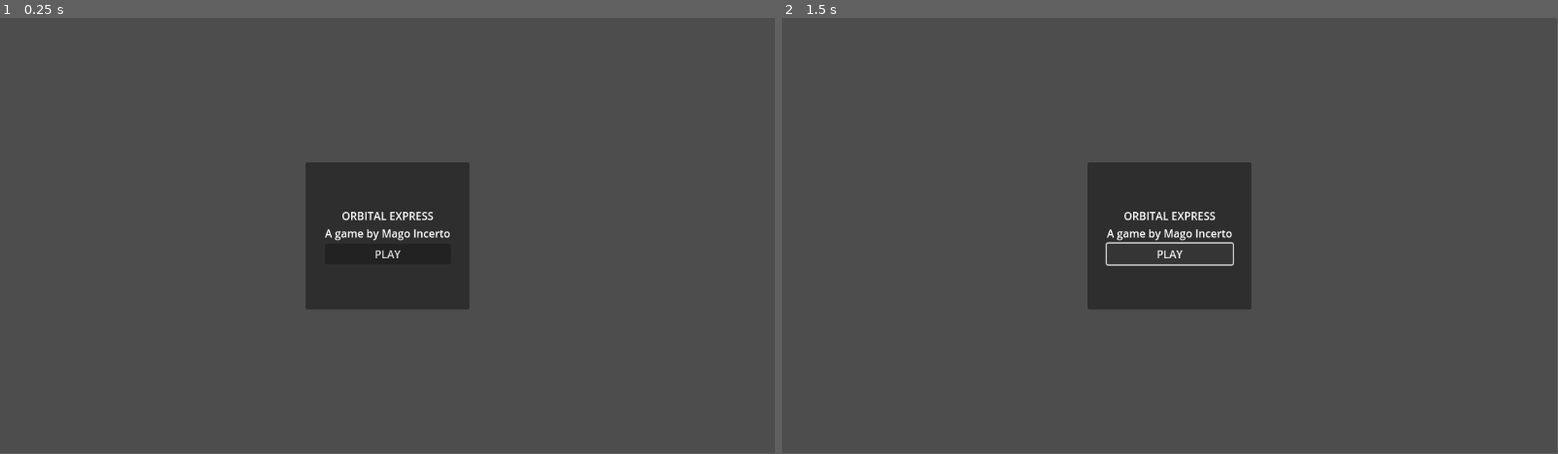
Above: before the commit, frames 1-2 (left to right).
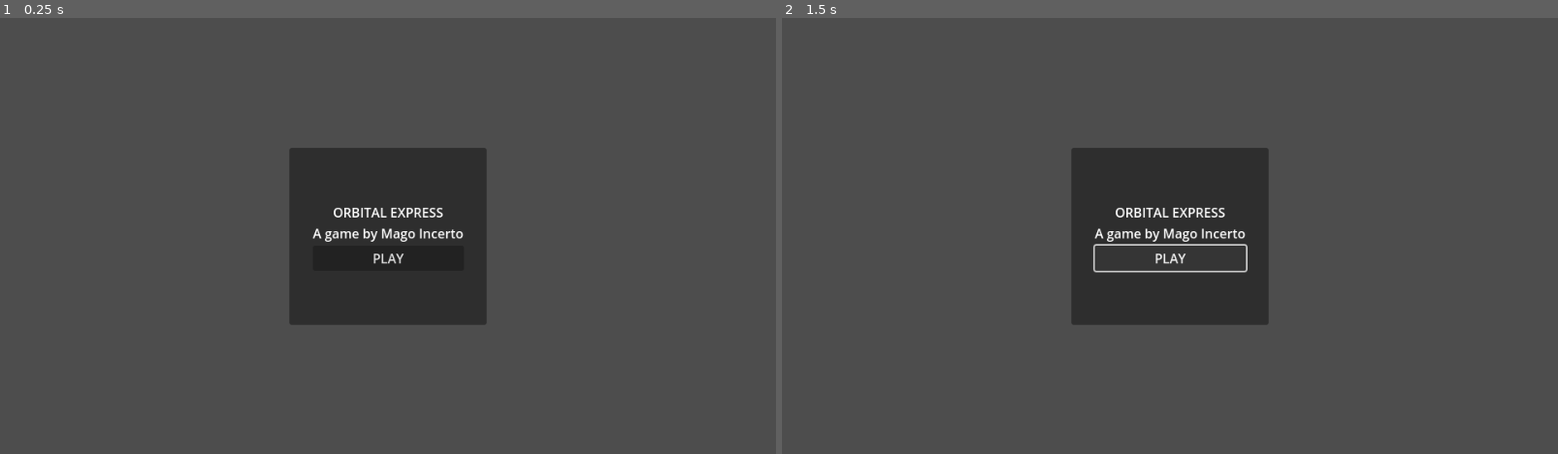
Above: after the commit, the same moments.

Repository: GustavoIgor/orbital-express
Game: Godot game, scene res://Scenes/main_menu.tscn
Same seed, same stepped clock (60 frames per second), same inputs: the game is played once before the commit and once after it. Before the commit the project has no main scene; this scene is started directly in both runs.
Inputs:
- Up to frame 1 (0.25 s): no input
- Up to frame 2 (1.5 s): click "PLAY" at 0.5 s; click "PLAY" at 1.25 s
In our replay, the window is 799x449 before the commit and 800x450 after it. These sizes can differ from the game's own. Grey fills any space a smaller window leaves; there, only what the larger window draws over its background counts as a difference.

The runs differ from the first frame. In frame 1, 3.7% of the frame differs, in the area x 37-63%, y 29-71%; in frame 2, 4.0%.

Commit message:
Added bullet and player scripts

Diff:
--- /dev/null
+++ b/Scenes/bullet.tscn
@@ -0,0 +1,22 @@
+[gd_scene load_steps=4 format=3 uid="uid://dks4paoka7b35"]
+
+[ext_resource type="Script" path="res://Scripts/bullet.gd" id="1_gfx5x"]
+[ext_resource type="Texture2D" uid="uid://dc0ags6fsxhom" path="res://Assets/Bullet.png" id="2_knihx"]
+
+[sub_resource type="RectangleShape2D" id="RectangleShape2D_f12ky"]
+size = Vector2(6, 10)
+
+[node name="Bullet" type="Node2D"]
+script = ExtResource("1_gfx5x")
+
+[node name="Sprite2D" type="Sprite2D" parent="."]
+rotation = 1.5708
+texture = ExtResource("2_knihx")
+
+[node name="Area2D" type="Area2D" parent="."]
+
+[node name="CollisionShape2D" type="CollisionShape2D" parent="Area2D"]
+rotation = 1.5708
+shape = SubResource("RectangleShape2D_f12ky")
+
+[connection signal="body_entered" from="Area2D" to="." method="_on_area_2d_body_entered"]
--- a/Scenes/delivery.tscn
+++ b/Scenes/delivery.tscn
@@ -1,3 +1,18 @@
-[gd_scene format=3 uid="uid://dcol07v036n16"]
+[gd_scene load_steps=3 format=3 uid="uid://dcol07v036n16"]
+
+[ext_resource type="Texture2D" uid="uid://fpa5r45wpbug" path="res://Assets/Background.png" id="1_df8og"]
+[ext_resource type="PackedScene" uid="uid://cbxctj48srse3" path="res://Scenes/space_ship.tscn" id="2_tekcv"]
 
 [node name="Delivery" type="Node2D"]
+
+[node name="Sprite2D" type="Sprite2D" parent="."]
+position = Vector2(458, 311.5)
+scale = Vector2(0.654167, 0.609259)
+texture = ExtResource("1_df8og")
+
+[node name="SpaceShip" parent="." instance=ExtResource("2_tekcv")]
+position = Vector2(462, 311)
+
+[node name="Camera2D" type="Camera2D" parent="."]
+position = Vector2(462, 311)
+zoom = Vector2(2, 2)
--- a/Scenes/main_menu.tscn
+++ b/Scenes/main_menu.tscn
@@ -1,6 +1,9 @@
-[gd_scene format=3 uid="uid://dminojceacjdi"]
+[gd_scene load_steps=2 format=3 uid="uid://dminojceacjdi"]
+
+[ext_resource type="Script" path="res://Scripts/main_menu.gd" id="1_kbmbm"]
 
 [node name="MainMenu" type="CanvasLayer"]
+script = ExtResource("1_kbmbm")
 
 [node name="Control" type="Control" parent="."]
 layout_mode = 3
--- a/Scenes/space_ship.tscn
+++ b/Scenes/space_ship.tscn
@@ -1,10 +1,60 @@
-[gd_scene load_steps=2 format=3 uid="uid://cbxctj48srse3"]
+[gd_scene load_steps=6 format=3 uid="uid://cbxctj48srse3"]
 
-[sub_resource type="RectangleShape2D" id="RectangleShape2D_6pcou"]
+[ext_resource type="Script" path="res://Scripts/space_ship.gd" id="1_qhyqe"]
+[ext_resource type="Texture2D" uid="uid://twgw38v5tqrm" path="res://Assets/Player.png" id="2_e7dfo"]
+
+[sub_resource type="Animation" id="Animation_kf73o"]
+resource_name = "Lighted"
+length = 1.2
+loop_mode = 1
+tracks/0/type = "value"
+tracks/0/imported = false
+tracks/0/enabled = true
+tracks/0/path = NodePath("Sprite2D:frame")
+tracks/0/interp = 1
+tracks/0/loop_wrap = true
+tracks/0/keys = {
+"times": PackedFloat32Array(0, 0.2, 0.4, 0.6, 0.8, 1, 1.2),
+"transitions": PackedFloat32Array(1, 1, 1, 1, 1, 1, 1),
+"update": 1,
+"values": [0, 1, 2, 3, 4, 5, 6]
+}
+
+[sub_resource type="Animation" id="Animation_pvla1"]
+length = 0.001
+tracks/0/type = "value"
+tracks/0/imported = false
+tracks/0/enabled = true
+tracks/0/path = NodePath("Sprite2D:frame")
+tracks/0/interp = 1
+tracks/0/loop_wrap = true
+tracks/0/keys = {
+"times": PackedFloat32Array(0),
+"transitions": PackedFloat32Array(1),
+"update": 1,
+"values": [1]
+}
+
+[sub_resource type="AnimationLibrary" id="AnimationLibrary_uqme8"]
+_data = {
+"Lighted": SubResource("Animation_kf73o"),
+"RESET": SubResource("Animation_pvla1")
+}
 
 [node name="SpaceShip" type="CharacterBody2D"]
+script = ExtResource("1_qhyqe")
 
 [node name="Sprite2D" type="Sprite2D" parent="."]
+rotation = 1.5708
+texture = ExtResource("2_e7dfo")
+hframes = 7
+frame = 1
 
-[node name="CollisionShape2D" type="CollisionShape2D" parent="."]
-shape = SubResource("RectangleShape2D_6pcou")
+[node name="CollisionPolygon2D" type="CollisionPolygon2D" parent="."]
+rotation = 1.5708
+polygon = PackedVector2Array(0, -14, -3, -2, -7, 0, -11, 0, -11, 8, 11, 8, 11, 0, 7, 0, 3, -2)
+
+[node name="AnimationPlayer" type="AnimationPlayer" parent="."]
+libraries = {
+"": SubResource("AnimationLibrary_uqme8")
+}
--- /dev/null
+++ b/Scripts/Global.gd
@@ -0,0 +1,5 @@
+extends Node
+var fuel : int = 100
+var money : float = 1000.00
+var time : int = 0
+var days : int = 0
--- /dev/null
+++ b/Scripts/bullet.gd
@@ -0,0 +1,28 @@
+extends Node2D
+
+# Variáveis configuráveis
+@export var speed: float = 600.0  # Velocidade da bala
+@export var lifetime: float = 2.0  # Tempo de vida da bala em segundos
+
+# Tempo restante antes da bala desaparecer
+var time_left: float
+
+func _ready() -> void:
+	time_left = lifetime
+
+func _process(delta: float) -> void:
+	position += Vector2.RIGHT.rotated(rotation) * speed * delta
+
+	time_left -= delta
+	if time_left <= 0:
+		queue_free()
+
+func _on_area_entered(body: Node) -> void:
+	if body.name != "Player":
+		queue_free()
+
+
+func _on_area_2d_body_entered(body: Node2D) -> void:
+	if body.is_in_group("Enemies"):  # Verifica se é um inimigo
+		body.take_damage()  # Chama um método do objeto colidido
+		queue_free()  # Remove a bala
--- /dev/null
+++ b/Scripts/main_menu.gd
@@ -0,0 +1,4 @@
+extends CanvasLayer
+
+func _ready() -> void:
+	pass # Replace with function body.
--- /dev/null
+++ b/Scripts/space_ship.gd
@@ -0,0 +1,33 @@
+extends CharacterBody2D
+
+var SPEED = 200.0
+var input_vector = Vector2.ZERO
+@onready var animation : AnimationPlayer = $AnimationPlayer
+
+func _physics_process(delta: float) -> void:
+
+	input_vector.x = Input.get_action_strength("right") - Input.get_action_strength("left")
+	input_vector.y = Input.get_action_strength("down") - Input.get_action_strength("up")
+
+	if input_vector != Vector2.ZERO:
+		input_vector = input_vector.normalized()
+
+	velocity = input_vector * SPEED
+	move_and_slide()
+	# Obtém a posição global do mouse
+	animation.play("Lighted")
+	var mouse_position = get_global_mouse_position()
+	print(mouse_position)
+	# Faz a nave olhar para a posição do mouse
+	look_at(mouse_position)
+
+func _input(event: InputEvent) -> void:
+	if event.is_action_pressed("space") or event.is_action_pressed("click"):
+		shoot()
+
+func shoot() -> void:
+	var bullet_instance = preload("res://Scenes/Bullet.tscn").instantiate()
+	bullet_instance.global_position = global_position
+	bullet_instance.rotation = rotation
+	get_parent().add_child(bullet_instance)
+	# Adicione força ao projétil no script dele
--- a/project.godot
+++ b/project.godot
@@ -11,10 +11,52 @@
 [application]
 
 config/name="Orbital Express"
+run/main_scene="res://Scenes/main_menu.tscn"
 config/features=PackedStringArray("4.3", "GL Compatibility")
 config/icon="res://icon.svg"
 
+[display]
+
+window/size/viewport_width=960
+window/size/viewport_height=540
+window/stretch/mode="viewport"
+window/stretch/aspect="expand"
+
+[input]
+
+up={
+"deadzone": 0.5,
+"events": [Object(InputEventKey,"resource_local_to_scene":false,"resource_name":"","device":-1,"window_id":0,"alt_pressed":false,"shift_pressed":false,"ctrl_pressed":false,"meta_pressed":false,"pressed":false,"keycode":0,"physical_keycode":87,"key_label":0,"unicode":119,"location":0,"echo":false,"script":null)
+]
+}
+down={
+"deadzone": 0.5,
+"events": [Object(InputEventKey,"resource_local_to_scene":false,"resource_name":"","device":-1,"window_id":0,"alt_pressed":false,"shift_pressed":false,"ctrl_pressed":false,"meta_pressed":false,"pressed":false,"keycode":0,"physical_keycode":83,"key_label":0,"unicode":115,"location":0,"echo":false,"script":null)
+]
+}
+left={
+"deadzone": 0.5,
+"events": [Object(InputEventKey,"resource_local_to_scene":false,"resource_name":"","device":-1,"window_id":0,"alt_pressed":false,"shift_pressed":false,"ctrl_pressed":false,"meta_pressed":false,"pressed":false,"keycode":0,"physical_keycode":65,"key_label":0,"unicode":97,"location":0,"echo":false,"script":null)
+]
+}
+right={
+"deadzone": 0.5,
+"events": [Object(InputEventKey,"resource_local_to_scene":false,"resource_name":"","device":-1,"window_id":0,"alt_pressed":false,"shift_pressed":false,"ctrl_pressed":false,"meta_pressed":false,"pressed":false,"keycode":0,"physical_keycode":68,"key_label":0,"unicode":100,"location":0,"echo":false,"script":null)
+]
+}
+space={
+"deadzone": 0.5,
+"events": [Object(InputEventKey,"resource_local_to_scene":false,"resource_name":"","device":-1,"window_id":0,"alt_pressed":false,"shift_pressed":false,"ctrl_pressed":false,"meta_pressed":false,"pressed":false,"keycode":0,"physical_keycode":32,"key_label":0,"unicode":32,"location":0,"echo":false,"script":null)
+]
+}
+click={
+"deadzone": 0.5,
+"events": [Object(InputEventMouseButton,"resource_local_to_scene":false,"resource_name":"","device":-1,"window_id":0,"alt_pressed":false,"shift_pressed":false,"ctrl_pressed":false,"meta_pressed":false,"button_mask":1,"position":Vector2(223, 12),"global_position":Vector2(232, 58),"factor":1.0,"button_index":1,"canceled":false,"pressed":true,"double_click":false,"script":null)
+]
+}
+
 [rendering]
 
+textures/canvas_textures/default_texture_filter=0
 renderer/rendering_method="gl_compatibility"
 renderer/rendering_method.mobile="gl_compatibility"
Binary file added: Assets/Background.png
Not shown, added: Assets/Background.png.import
Binary file added: Assets/Bullet.png
Not shown, added: Assets/Bullet.png.import
Binary file added: Assets/Meteor_1.png
Not shown, added: Assets/Meteor_1.png.import
Binary file added: Assets/Player.aseprite
Binary file added: Assets/Player.png
Not shown, added: Assets/Player.png.import
